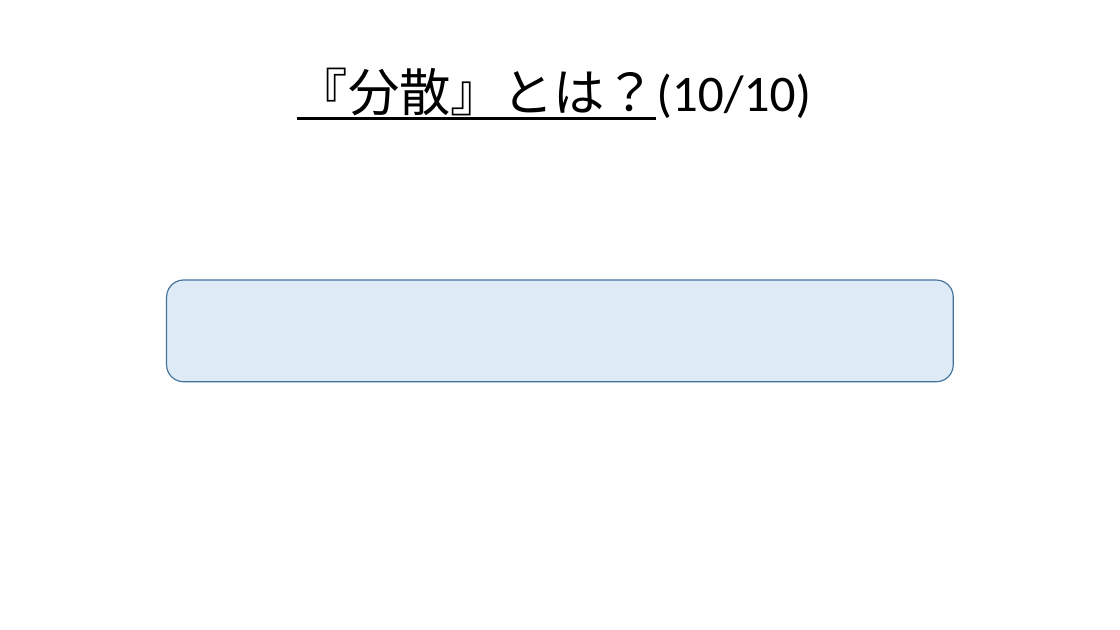
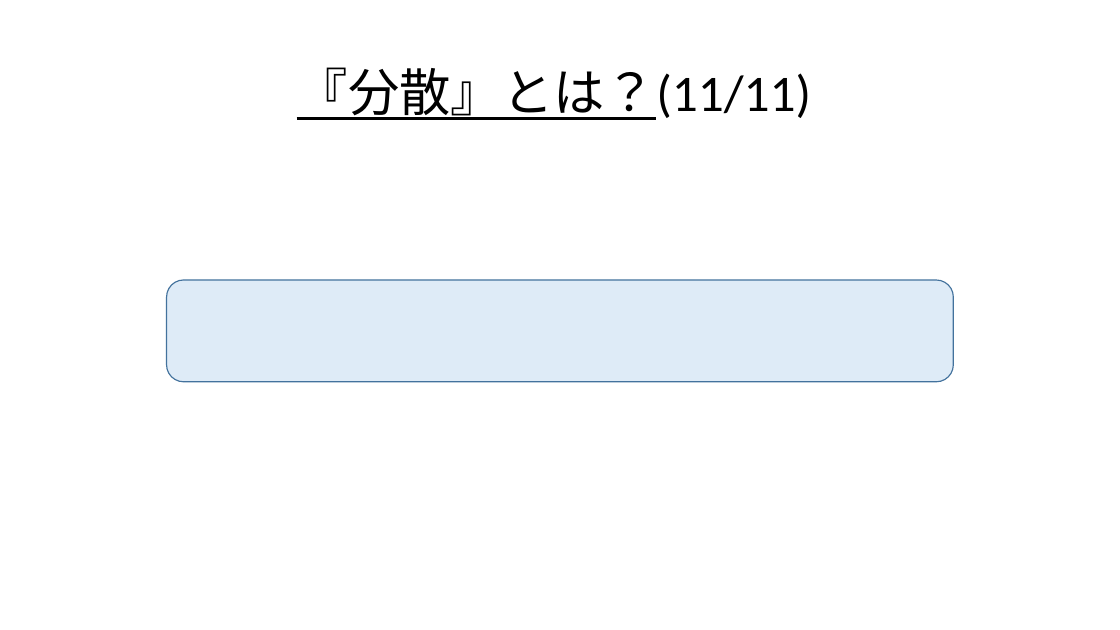
Before and after one commit to Ryo-KATAYAMA/Senior_Project, a slide deck: slide 115 of Chapter4_1.pptx (slide 114 before the commit). Drawn at 1120x630 pixels with LibreOffice and Linux fonts; fonts in the diff are those of the drawing; grey boxes stand for pictures. Boxes give left, top, right and bottom in pixels: in the first picture for what was removed or moved away, otherwise in the second. Text is boxed around its words. In the diff, an @@ line names an element or a change of style, - is before the commit and + after.

```diff
--- a/Chapter4_1.pptx
+++ b/Chapter4_1.pptx
@@ title at (x1=297, y1=67, x2=811, y2=120): text changed @@
-『分散』とは？(10/10)
+『分散』とは？(11/11)
```
Also in this commit, not shown: 13 other slides changed, 1 slide added.
